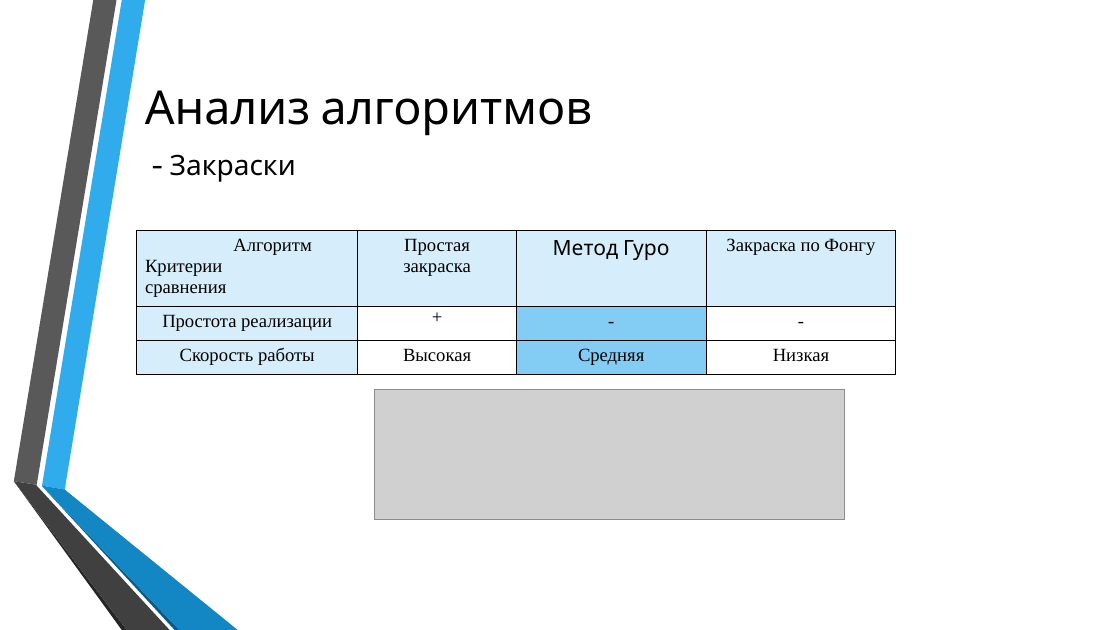
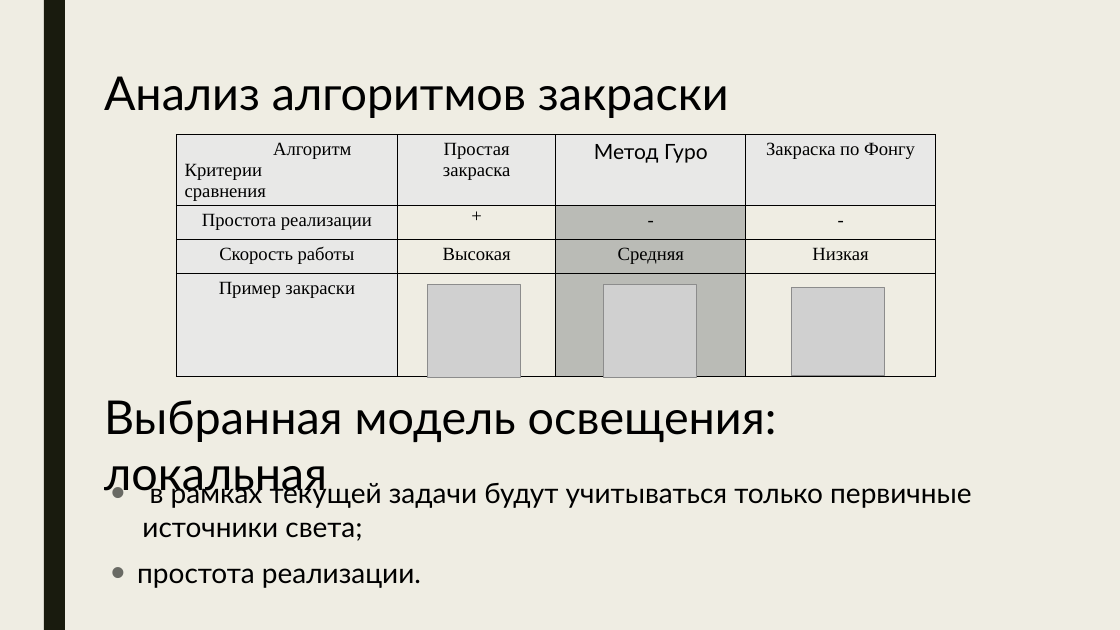
Before and after one commit to Bryanskaya/TimeIsOfTheEssence, a slide deck: slide 5 of Coursework/docs/Презентация_Брянская_ИУ7_52.pptx (slide 6 before the commit). Drawn at 1120x630 pixels with LibreOffice and Linux fonts; fonts in the diff are those of the drawing; grey boxes stand for pictures; background and template pictures are left out. Boxes give left, top, right and bottom in pixels: in the first picture for what was removed or moved away, otherwise in the second. Text is boxed around its words. In the diff, an @@ line names an element or a change of style, - is before the commit and + after.

```diff
--- a/Coursework/docs/Презентация_Брянская_ИУ7_52.pptx
+++ b/Coursework/docs/Презентация_Брянская_ИУ7_52.pptx
@@ background picture (left out) to #EFEDE3 @@
@@ rectangle added at (44, 0, 65, 630), fill #191B0E @@
@@ text at (104, 76, 729, 118): text changed; font Cabin to Lato @@
-Анализ алгоритмов
+Анализ алгоритмов закраски
@@ table at (176, 134, 935, 381) @@
+row 4: Пример закраски |  |  | 
@@ table: place and size @@
-table at (137, 231, 896, 375)
+table at (176, 134, 935, 381)
@@ text removed at (170, 154, 296, 182) @@
-- Закраски
@@ picture: place and size @@
-picture at (375, 390, 844, 520)
+picture at (428, 285, 520, 378)
@@ picture added at (604, 285, 697, 378) @@
@@ picture added at (791, 287, 884, 376) @@
@@ text added at (104, 400, 777, 500), 40 pt, text #000000 @@
+Выбранная модель освещения: локальная
@@ text added at (137, 479, 971, 588), 24 pt, text #000000 @@
+• в рамках текущей задачи будут учитываться только первичные источники света;
+• простота реализации.
@@ group removed at (13, 0, 238, 630): 6 freeform shapes @@
```
Also in this commit, not shown: 12 other slides changed, 5 slides removed.
